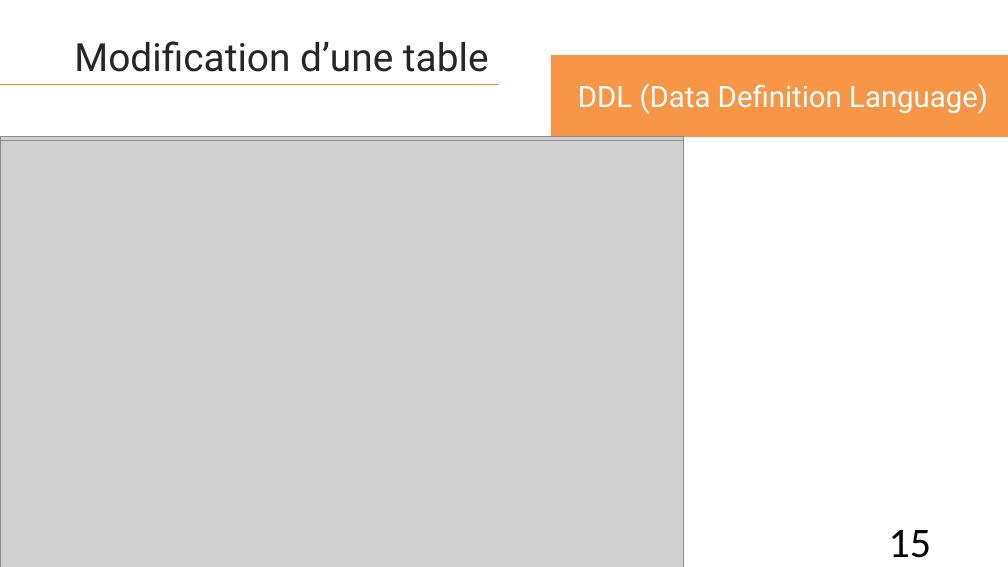
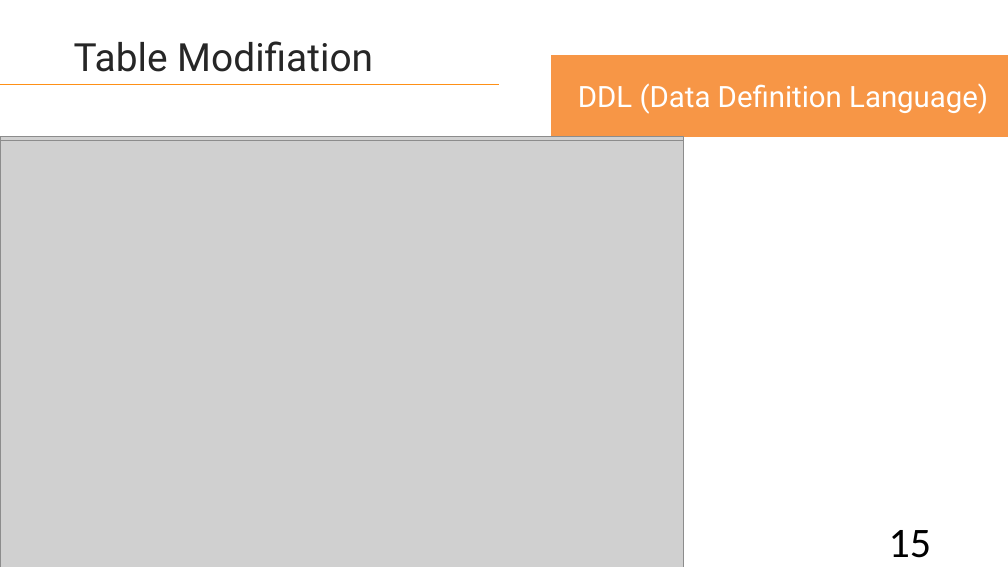
Before and after one commit to lahcenrahlaoui/Wingardium_Leviosaaaa, a slide deck: slide 15 of Presentation-projet-SQLite (1) - Copy.pptx. Drawn at 1008x567 pixels with LibreOffice and Linux fonts; fonts in the diff are those of the drawing; grey boxes stand for pictures. Boxes give left, top, right and bottom in pixels: in the first picture for what was removed or moved away, otherwise in the second. Text is boxed around its words. In the diff, an @@ line names an element or a change of style, - is before the commit and + after.

```diff
--- a/Presentation-projet-SQLite (1) - Copy.pptx
+++ b/Presentation-projet-SQLite (1) - Copy.pptx
@@ text at box(74, 41, 373, 72): text changed @@
-Modification d’une table
+Table Modifiation
```
Also in this commit, not shown: 17 other slides changed.
